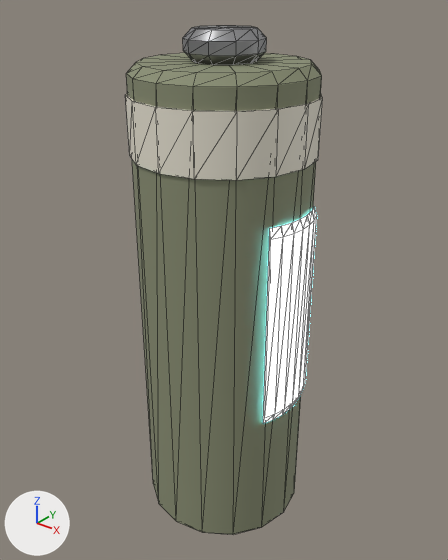
One commit to the glTF model assets/models/items/power_cell.glb: the scene before it, then after it.
Camera for both pictures: a 50 mm lens placed at (0.0396, -0.0496, 0.0342), pointed at (-0.0007, 0.0008, 0.003). The axes (+X, +Y, +Z) are drawn at lower left. The lights are the same throughout. The first picture is the older version. Mesh edges are drawn as thin lines. Vertices at exactly the same position are counted once.

In view in the first picture: 'body'.
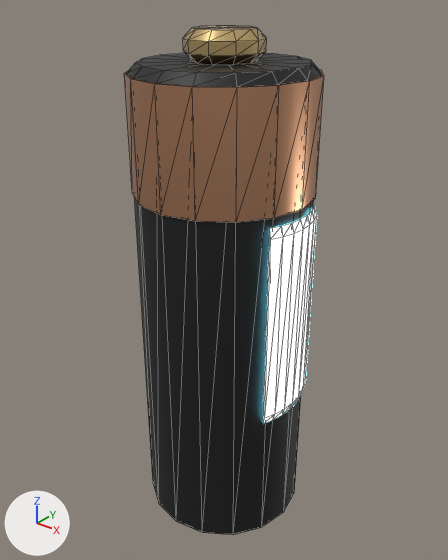
Changed parts and their boxes (x1, y1, x2, y2) in the pictures (448 x 560 px; the box of a moved part takes in the faces that stretch with it):
```json
{"object": "body", "change": "reshaped, recoloured", "before": [126, 26, 322, 534], "after": [124, 26, 324, 534], "on screen": "darker"}
{"part": 1, "of": "me_body", "change": "moved or reshaped", "before": [126, 94, 322, 180], "after": [124, 70, 324, 222]}
{"part": 2, "of": "me_body", "change": "recoloured", "before": [126, 53, 322, 534], "after": [126, 53, 322, 534], "on screen": "greyish green to black"}
{"part": 3, "of": "me_body", "change": "recoloured", "before": [183, 26, 266, 65], "after": [183, 26, 266, 65], "on screen": "grey to beige"}
{"part": 4, "of": "me_body", "change": "recoloured", "before": [126, 94, 322, 180], "after": [124, 70, 324, 222], "on screen": "pale yellow to beige"}
```

The change, as JSON lines over the scene's bpy script:
```json
{"op": "add", "block": "mat_black", "code": ["mat_black = principled_material('Black')", "mat_black.base_color = (0.025, 0.025, 0.025)  # black #2c2c2c", "mat_black.metallic = 0.5"]}
{"op": "add", "block": "mat_copper", "code": ["mat_copper = principled_material('Copper')", "mat_copper.base_color = (0.72, 0.38, 0.22)  # beige #dda681", "mat_copper.metallic = 1.0", "mat_copper.roughness = 0.35"]}
{"op": "add", "block": "mat_brass", "code": ["mat_brass = principled_material('Brass')", "mat_brass.base_color = (0.75, 0.55, 0.25)  # beige #e1c489", "mat_brass.metallic = 1.0", "mat_brass.roughness = 0.3"]}
{"block": "me_body", "where": "me_body.from_pydata(...)  # 220 vertices, 424 faces; spans x -0.0097..0.0099, y -0.0097..0.0097, z -0.0285..0.03"}
{"block": "me_body", "where": "# used by ob_body; location = (0.0, 0.0, 0.0)"}
{"block": "me_body", "change": "me_body part 1: the loose piece of 64 vertices spanning x -0.0097..0.0097, y -0.0097..0.0097, z 0.018..0.024 is scaled about its middle by (1, 1, 2), then moved by (0.0, 0.0, -0.001)"}
{"block": "me_body", "change": "me_body part 2: all 128 faces that had it switch from mat_olive (greyish green #898e73) to mat_black (black #2c2c2c)"}
{"block": "me_body", "change": "me_body part 3: all 80 faces centred in x -0.0037..0.0037, y -0.0038..0.0038, z 0.027..0.03 switch from mat_steel (grey #adadaf) to mat_brass (beige #e1c489)"}
{"block": "me_body", "change": "me_body part 4: all 128 faces that had it switch from mat_cream (pale yellow #eae5d4) to mat_copper (beige #dda681)"}
```
